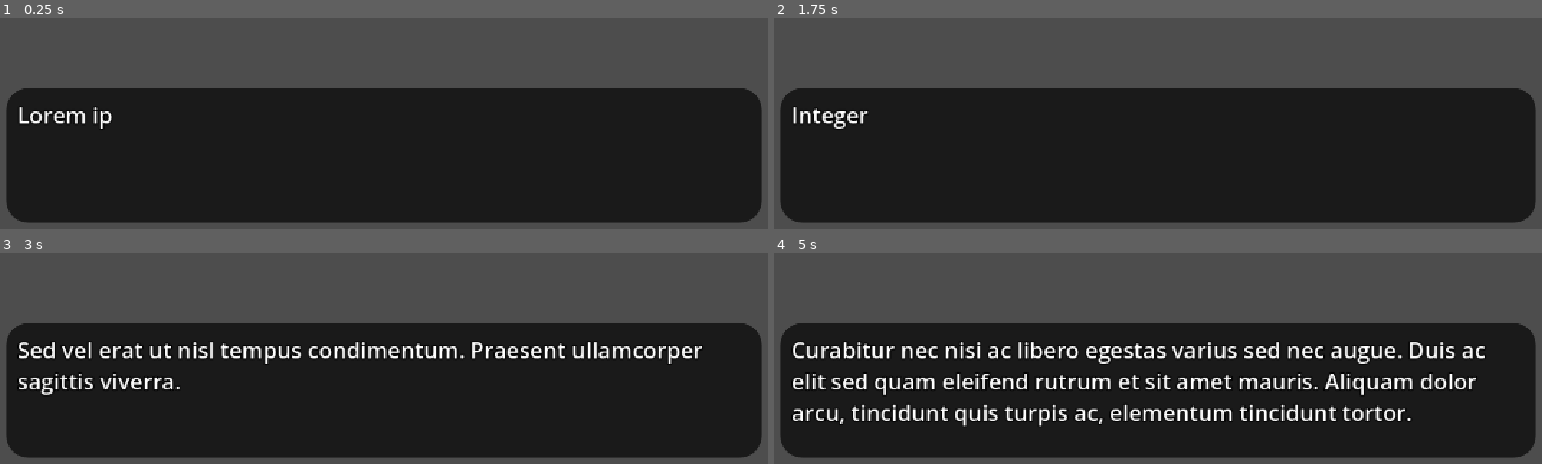
Above: before the commit, frames 1-4 (two rows, left to right).
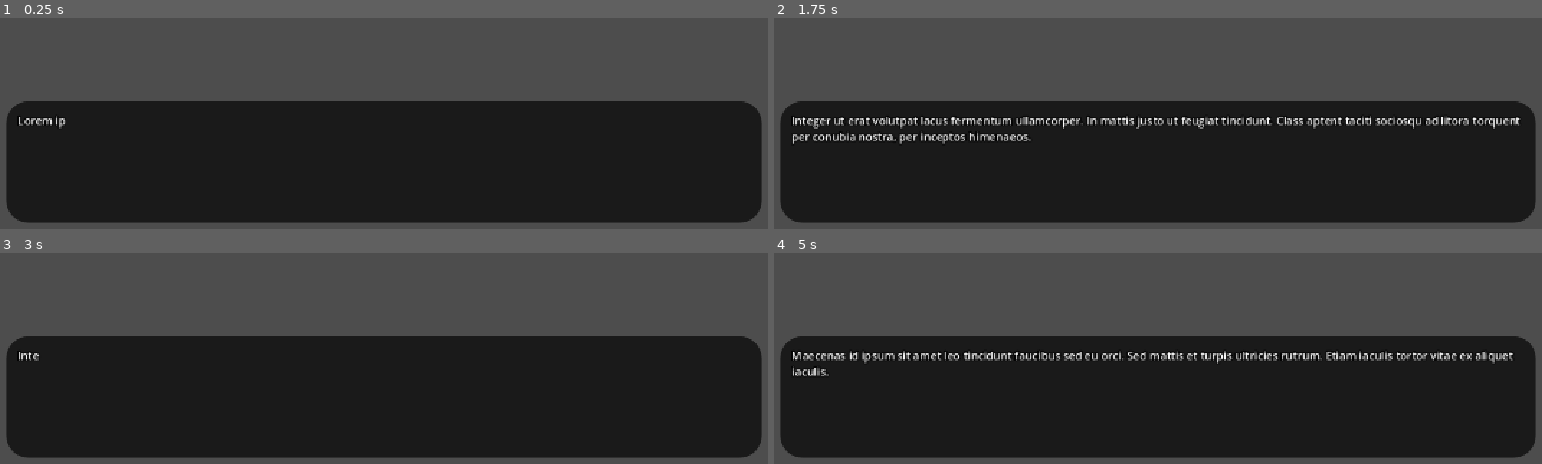
Above: after the commit, the same moments.

Repository: master172/NewDialogueSystem
Game: Godot game, scene res://tests/dialogue_testing.tscn
Same seed, same stepped clock (60 frames per second), same inputs: the game is played once before the commit and once after it. The project has no main scene, so this scene is started directly.
Inputs:
- Up to frame 1 (0.25 s): no input
- Up to frame 2 (1.75 s): tap Enter (ui_accept) at 0.5, 1.35, 1.52 s; hold Up (ui_up) 0.53-1.28 s; hold Enter (ui_accept) 0.53-1.28 s; hold Down (ui_down) from 1.28 s (still down)
- Up to frame 3 (3 s): tap Enter (ui_accept) at 1.82, 2.85 s; release Down (ui_down) at 2.03 s; hold Enter (ui_accept) 2.03-2.78 s; hold Up (ui_up) from 2.03 s (still down)
- Up to frame 4 (5 s): tap Enter (ui_accept) at 3.02, 3.32, 4.35, 4.52, 4.82 s; release Up (ui_up) at 3.53 s; hold Enter (ui_accept) 3.53-4.28 s; hold Down (ui_down) from 3.53 s (still down)

The runs differ from the first frame. In frame 1, 6.6% of the frame differs, in the area x 0-100%, y 33-53%; in frame 2, 9.3%; in frame 3, 9.8%; in frame 4, 16%, in the area x 0-100%, y 33-83%.

Commit message:
add the option node

Diff:
--- a/project.godot
+++ b/project.godot
@@ -17,7 +17,7 @@
 [display]
 
 window/stretch/mode="canvas_items"
-window/stretch/aspect="ignore"
+window/stretch/aspect="expand"
 
 [physics]
 
--- /dev/null
+++ b/src/components/option.gd
@@ -0,0 +1,19 @@
+extends Panel
+class_name DialogueOption
+
+@export var label: Label
+
+const default_color:Color = Color("1f1f1f")
+const selected_color:Color = Color("ffffff")
+
+func _ready() -> void:
+	var panel_style:StyleBox = get_theme_stylebox("panel").duplicate(true) as StyleBoxFlat
+	add_theme_stylebox_override("panel", panel_style)
+	panel_style.bg_color = default_color
+
+func set_selected(selected:bool)->void:
+	var style:StyleBox = get_theme_stylebox("panel") as StyleBoxFlat
+	style.bg_color = selected_color if selected else default_color
+
+func setup_option(option:String)->void:
+	label.text = option
--- /dev/null
+++ b/src/components/option.tscn
@@ -0,0 +1,37 @@
+[gd_scene format=3 uid="uid://dl12c3mgrusxh"]
+
+[ext_resource type="Script" uid="uid://wgj637sih78o" path="res://src/components/option.gd" id="1_vf866"]
+
+[sub_resource type="StyleBoxFlat" id="StyleBoxFlat_ht0a4"]
+bg_color = Color(0.16470589, 0.16470589, 0.16470589, 1)
+corner_radius_top_left = 16
+corner_radius_top_right = 16
+corner_radius_bottom_right = 16
+corner_radius_bottom_left = 16
+
+[node name="Option" type="Panel" unique_id=1827074696 node_paths=PackedStringArray("label")]
+custom_minimum_size = Vector2(0, 32)
+size_flags_vertical = 3
+theme_override_styles/panel = SubResource("StyleBoxFlat_ht0a4")
+script = ExtResource("1_vf866")
+label = NodePath("MarginContainer/Label")
+
+[node name="MarginContainer" type="MarginContainer" parent="." unique_id=1718764641]
+layout_mode = 1
+anchors_preset = 15
+anchor_right = 1.0
+anchor_bottom = 1.0
+grow_horizontal = 2
+grow_vertical = 2
+theme_override_constants/margin_left = 8
+theme_override_constants/margin_top = 8
+theme_override_constants/margin_right = 8
+theme_override_constants/margin_bottom = 8
+
+[node name="Label" type="Label" parent="MarginContainer" unique_id=1424046492]
+layout_mode = 2
+size_flags_vertical = 1
+theme_override_constants/outline_size = 8
+text = "error"
+horizontal_alignment = 1
+vertical_alignment = 1
--- a/src/runtime/dialog_box.gd
+++ b/src/runtime/dialog_box.gd
@@ -34,11 +34,14 @@
 
 	return true
 
+func clear()->void:
+	text_box.text = ""
+
 func end_dialog_processing()->void:
 	pages.clear()
 	current_page = -1
 	current_state = STATES.IDLE
-	text_box.text = ""
+
 	if current_tween:
 		current_tween.kill()
 		current_tween = null
@@ -104,6 +107,6 @@
 	else:
 		show_current_page()
 
-func _physics_process(delta: float) -> void:
-	if Input.is_action_just_pressed("ui_accept"):
+func _input(event: InputEvent) -> void:
+	if event.is_action_pressed("ui_accept"):
 		manage_advancement_request()
--- a/src/runtime/dialogue_runtime.gd
+++ b/src/runtime/dialogue_runtime.gd
@@ -2,13 +2,17 @@
 class_name DialogueRuntime
 
 @export var dialog_box: DialogueBox
+@export var options_container: OptionsInterface
 
 enum STATES{
 	INACTIVE,
 	ACTIVE
 }
 
-var current_state:STATES = STATES.INACTIVE
+var current_state:STATES = STATES.INACTIVE:
+	set(value):
+		current_state = value
+		process_visibility()
 
 @export var current_dialogue_graph:DialogueGraph
 
@@ -28,7 +32,12 @@
 var dialogue_context:DialogueContext = DialogueContext.new()
 
 func _ready() -> void:
+	current_state = STATES.INACTIVE
 	dialogue_context.dialog_box_interface = dialog_box
+	dialogue_context.options_interface = options_container
+
+func process_visibility()->void:
+	visible = current_state != STATES.INACTIVE
 
 #region dialogue_stack
 func append_to_dialogue_stack(frame:DialogueFrame)->void:
@@ -72,6 +81,8 @@
 	current_dialogue_graph = null
 	current_state = STATES.INACTIVE
 
+	dialogue_context._clear()
+
 	current_dialogue_node_id = -1
 #endregion
 
--- a/src/runtime/dialogue_runtime.tscn
+++ b/src/runtime/dialogue_runtime.tscn
@@ -3,9 +3,9 @@
 [ext_resource type="Script" uid="uid://b3fxcda7u8xw0" path="res://src/runtime/dialogue_runtime.gd" id="1_k2jg8"]
 [ext_resource type="Script" uid="uid://b473faupfhkyk" path="res://src/runtime/connection_parser.gd" id="2_28ruv"]
 [ext_resource type="Script" uid="uid://ddebqc6bxskj4" path="res://src/runtime/dialog_box.gd" id="2_ixoop"]
+[ext_resource type="Script" uid="uid://ccyl53unmh87c" path="res://src/runtime/option_interface.gd" id="2_kv54q"]
+[ext_resource type="PackedScene" uid="uid://dl12c3mgrusxh" path="res://src/components/option.tscn" id="2_mldon"]
 [ext_resource type="Script" uid="uid://86e7k80k7h6q" path="res://src/runtime/text_paginator.gd" id="3_wmnoh"]
-
-[sub_resource type="StyleBoxFlat" id="StyleBoxFlat_mbnqy"]
 
 [sub_resource type="StyleBoxFlat" id="StyleBoxFlat_34jt8"]
 bg_color = Color(0.101960786, 0.101960786, 0.101960786, 1)
@@ -14,7 +14,7 @@
 corner_radius_bottom_right = 32
 corner_radius_bottom_left = 32
 
-[node name="DialogueRuntime" type="Control" unique_id=475997367 node_paths=PackedStringArray("dialog_box")]
+[node name="DialogueRuntime" type="Control" unique_id=475997367 node_paths=PackedStringArray("dialog_box", "options_container")]
 layout_mode = 3
 anchors_preset = 15
 anchor_right = 1.0
@@ -22,40 +22,67 @@
 grow_horizontal = 2
 grow_vertical = 2
 script = ExtResource("1_k2jg8")
-dialog_box = NodePath("MainContainer/MarginContainer/DialogBox")
+dialog_box = NodePath("MainContainer/DialogueContainer/DialogBox")
+options_container = NodePath("MainContainer/OptionsContainer")
 
-[node name="MainContainer" type="VBoxContainer" parent="." unique_id=977935436]
+[node name="MainContainer" type="Control" parent="." unique_id=1425847849]
 layout_mode = 1
 anchors_preset = 15
 anchor_right = 1.0
 anchor_bottom = 1.0
 grow_horizontal = 2
 grow_vertical = 2
+metadata/_edit_use_anchors_ = true
 
-[node name="VSeparator" type="HSeparator" parent="MainContainer" unique_id=1729576669]
-layout_mode = 2
+[node name="OptionsContainer" type="Control" parent="MainContainer" unique_id=2014024882 node_paths=PackedStringArray("options_list")]
+layout_mode = 1
+anchors_preset = 15
+anchor_right = 1.0
+anchor_bottom = 1.0
+grow_horizontal = 2
+grow_vertical = 2
 size_flags_vertical = 3
-size_flags_stretch_ratio = 3.0
-theme_override_styles/separator = SubResource("StyleBoxFlat_mbnqy")
+script = ExtResource("2_kv54q")
+OPTION = ExtResource("2_mldon")
+options_list = NodePath("OptionsList")
 
-[node name="MarginContainer" type="MarginContainer" parent="MainContainer" unique_id=1663812821]
-layout_mode = 2
+[node name="OptionsList" type="VBoxContainer" parent="MainContainer/OptionsContainer" unique_id=1551659275]
+layout_mode = 1
+anchors_preset = -1
+anchor_left = 0.7890625
+anchor_top = 0.6311728
+anchor_right = 0.9618056
+anchor_bottom = 0.6311728
+grow_horizontal = 2
+grow_vertical = 0
+theme_override_constants/separation = 16
+alignment = 2
+metadata/_edit_use_anchors_ = true
+
+[node name="DialogueContainer" type="MarginContainer" parent="MainContainer" unique_id=1663812821]
+layout_mode = 1
+anchors_preset = -1
+anchor_top = 0.63117284
+anchor_right = 1.0
+anchor_bottom = 1.0
+grow_horizontal = 2
+grow_vertical = 0
 size_flags_vertical = 3
-size_flags_stretch_ratio = 2.0
+size_flags_stretch_ratio = 0.7
 theme_override_constants/margin_left = 32
 theme_override_constants/margin_top = 32
 theme_override_constants/margin_right = 32
 theme_override_constants/margin_bottom = 32
+metadata/_edit_use_anchors_ = true
 
-[node name="DialogBox" type="Panel" parent="MainContainer/MarginContainer" unique_id=2042653408 node_paths=PackedStringArray("text_box", "text_paginator")]
+[node name="DialogBox" type="Panel" parent="MainContainer/DialogueContainer" unique_id=2042653408 node_paths=PackedStringArray("text_box", "text_paginator")]
 layout_mode = 2
-size_flags_vertical = 3
 theme_override_styles/panel = SubResource("StyleBoxFlat_34jt8")
 script = ExtResource("2_ixoop")
 text_box = NodePath("MarginContainer/TextBox")
 text_paginator = NodePath("TextPaginator")
 
-[node name="MarginContainer" type="MarginContainer" parent="MainContainer/MarginContainer/DialogBox" unique_id=63563409]
+[node name="MarginContainer" type="MarginContainer" parent="MainContainer/DialogueContainer/DialogBox" unique_id=63563409]
 layout_mode = 1
 anchors_preset = 15
 anchor_right = 1.0
@@ -67,20 +94,16 @@
 theme_override_constants/margin_right = 16
 theme_override_constants/margin_bottom = 16
 
-[node name="TextBox" type="RichTextLabel" parent="MainContainer/MarginContainer/DialogBox/MarginContainer" unique_id=320570298]
+[node name="TextBox" type="RichTextLabel" parent="MainContainer/DialogueContainer/DialogBox/MarginContainer" unique_id=320570298]
 layout_mode = 2
 theme_override_colors/default_color = Color(1, 1, 1, 1)
 theme_override_colors/font_outline_color = Color(0, 0, 0, 1)
 theme_override_constants/outline_size = 8
-theme_override_font_sizes/normal_font_size = 32
-theme_override_font_sizes/bold_font_size = 32
-theme_override_font_sizes/bold_italics_font_size = 32
-theme_override_font_sizes/italics_font_size = 32
-theme_override_font_sizes/mono_font_size = 32
 bbcode_enabled = true
+text = "error"
 scroll_active = false
 
-[node name="TextPaginator" type="Node" parent="MainContainer/MarginContainer/DialogBox" unique_id=55267428]
+[node name="TextPaginator" type="Node" parent="MainContainer/DialogueContainer/DialogBox" unique_id=55267428]
 script = ExtResource("3_wmnoh")
 
 [node name="GraphParser" type="Node" parent="." unique_id=956331755]
--- /dev/null
+++ b/src/runtime/option_interface.gd
@@ -0,0 +1,82 @@
+extends Control
+class_name OptionsInterface
+
+@export var OPTION: PackedScene
+
+@export var options_list: VBoxContainer
+@export var panel_padding:Vector2 = Vector2(8.0,8.0)
+
+enum STATES {
+	IDLE,
+	PROCESSING
+}
+
+var max_selected:int = 0
+var current_selected:int = -1
+
+var current_state:STATES:
+	set(value):
+		current_state = value
+		process_visibility()
+
+signal option_selected(option:int)
+
+func _ready() -> void:
+	current_state = STATES.IDLE
+
+func process_visibility()->void:
+	if current_state == STATES.IDLE: visible = false
+	else: visible = true
+
+func add_option(option:String)->void:
+	var option_scene:DialogueOption = OPTION.instantiate()
+	option_scene.setup_option(option)
+	options_list.add_child(option_scene)
+
+func display_options(options:PackedStringArray)->void:
+	if options.is_empty():
+		push_error("option array empty")
+		return
+	for i:String in options:
+		add_option(i)
+	setup_options_state(options)
+	current_state = STATES.PROCESSING
+
+func setup_options_state(options:PackedStringArray)->void:
+	max_selected = options.size()
+	current_selected = 0
+
+	if max_selected > 0:
+		update_option_display(true)
+
+func update_option_display(selected:bool)->void:
+	var option:DialogueOption = options_list.get_child(current_selected)
+	option.set_selected(selected)
+
+func _input(event: InputEvent) -> void:
+	if current_state == STATES.IDLE:
+		return
+	if max_selected <= 0 or current_selected < 0:
+		push_error("state variables not configured properly for option ui")
+		return
+	if event.is_action_pressed("ui_up"):
+		update_option_display(false)
+		print(current_selected)
+		current_selected = (current_selected + max_selected - 1) % max_selected
+		update_option_display(true)
+		print(current_selected)
+	elif event.is_action_pressed("ui_down"):
+		update_option_display(false)
+		print(current_selected)
+		current_selected = (current_selected + 1) % max_selected
+		update_option_display(true)
+		print(current_selected)
+	if event.is_action_pressed("ui_accept"):
+		option_selected.emit(current_selected)
+		print("selected option: ",current_selected)
+func stop_processing()->void:
+	max_selected = 0
+	current_selected = -1
+	for i:Node in options_list.get_children():
+		i.queue_free()
+	current_state = STATES.IDLE
--- /dev/null
+++ b/src/script_templates/dialogue_nodes/core_nodes/dialogue_options_node.gd
@@ -0,0 +1,31 @@
+extends BaseDialogueNode
+class_name DialogueOptionsNode
+
+var _is_finished:bool = false
+var _selected_option:int = -1
+
+@export var options:PackedStringArray = []
+
+func _enter(context:DialogueContext)->void:
+	if not context.options_interface.option_selected.is_connected(option_selected):
+		context.options_interface.option_selected.connect(option_selected)
+
+	context.options_interface.display_options(options)
+
+func _exit(context:DialogueContext)->void:
+	if context.options_interface.option_selected.is_connected(option_selected):
+		context.options_interface.option_selected.disconnect(option_selected)
+
+	context.options_interface.stop_processing()
+	_selected_option = -1
+	_is_finished = false
+
+func _update(context:DialogueContext)->DialogueNodeUpdateResult:
+	if _is_finished:
+		return create_result(transaction_results.ADVANCE,_selected_option)
+
+	return create_result(transaction_results.RUNNING)
+
+func option_selected(num:int)->void:
+	_selected_option = num
+	_is_finished = true
--- a/src/script_templates/transaction_resources/DialogueContext.gd
+++ b/src/script_templates/transaction_resources/DialogueContext.gd
@@ -2,3 +2,10 @@
 class_name DialogueContext
 
 var dialog_box_interface:DialogueBox
+var options_interface:OptionsInterface
+
+
+
+
+func _clear()->void:
+	dialog_box_interface.clear()
--- a/tests/dialogue_testing.tscn
+++ b/tests/dialogue_testing.tscn
@@ -8,6 +8,7 @@
 [ext_resource type="Script" uid="uid://5rcpd6ha7bfx" path="res://src/script_templates/runtime_resources/dialogue_graph.gd" id="5_5bjjf"]
 [ext_resource type="Script" uid="uid://ce2qfikhk5avg" path="res://src/script_templates/dialogue_nodes/core_nodes/dialogue_text_node.gd" id="5_wlpup"]
 [ext_resource type="Script" uid="uid://cv6pccyh4t72n" path="res://src/script_templates/dialogue_nodes/control_nodes/dialogue_end_node.gd" id="6_wlpup"]
+[ext_resource type="Script" uid="uid://b6efois10qsd0" path="res://src/script_templates/dialogue_nodes/core_nodes/dialogue_options_node.gd" id="7_adxmr"]
 
 [sub_resource type="Resource" id="Resource_wlpup"]
 script = ExtResource("3_y38vw")
@@ -17,7 +18,7 @@
 [sub_resource type="Resource" id="Resource_adxmr"]
 script = ExtResource("3_y38vw")
 from_id = 1
-to_id = 2
+to_id = 5
 metadata/_custom_type_script = "uid://kmkx5sr24rw0"
 
 [sub_resource type="Resource" id="Resource_slit3"]
@@ -29,6 +30,19 @@
 [sub_resource type="Resource" id="Resource_ixoop"]
 script = ExtResource("3_y38vw")
 from_id = 2
+to_id = 3
+metadata/_custom_type_script = "uid://kmkx5sr24rw0"
+
+[sub_resource type="Resource" id="Resource_in68u"]
+script = ExtResource("3_y38vw")
+from_id = 5
+to_id = 2
+metadata/_custom_type_script = "uid://kmkx5sr24rw0"
+
+[sub_resource type="Resource" id="Resource_dofin"]
+script = ExtResource("3_y38vw")
+from_id = 5
+from_port = 1
 to_id = 4
 metadata/_custom_type_script = "uid://kmkx5sr24rw0"
 
@@ -85,14 +99,16 @@
 id = 4
 metadata/_custom_type_script = "uid://ce2qfikhk5avg"
 
+[sub_resource type="Resource" id="Resource_kv54q"]
+script = ExtResource("7_adxmr")
+options = ["Etiam", "Nullam"]
+id = 5
+metadata/_custom_type_script = "uid://b6efois10qsd0"
+
 [sub_resource type="Resource" id="Resource_a24fr"]
 script = ExtResource("5_5bjjf")
-dialogs = Array[ExtResource("4_jupo1")]([SubResource("Resource_y38vw"), SubResource("Resource_jupo1"), SubResource("Resource_3yrwc"), SubResource("Resource_oou4r"), SubResource("Resource_28ruv")])
-connections = Array[ExtResource("3_y38vw")]([SubResource("Resource_wlpup"), SubResource("Resource_adxmr"), SubResource("Resource_slit3"), SubResource("Resource_ixoop")])
-metadata/_custom_type_script = "uid://5rcpd6ha7bfx"
-
-[sub_resource type="Resource" id="Resource_4p0xp"]
-script = ExtResource("5_5bjjf")
+dialogs = Array[ExtResource("4_jupo1")]([SubResource("Resource_y38vw"), SubResource("Resource_jupo1"), SubResource("Resource_3yrwc"), SubResource("Resource_oou4r"), SubResource("Resource_28ruv"), SubResource("Resource_kv54q")])
+connections = Array[ExtResource("3_y38vw")]([SubResource("Resource_wlpup"), SubResource("Resource_adxmr"), SubResource("Resource_slit3"), SubResource("Resource_ixoop"), SubResource("Resource_in68u"), SubResource("Resource_dofin")])
 metadata/_custom_type_script = "uid://5rcpd6ha7bfx"
 
 [node name="DialogueTesting" type="Node2D" unique_id=411720287 node_paths=PackedStringArray("dialogue_runtime")]
@@ -103,4 +119,3 @@
 [node name="CanvasLayer" type="CanvasLayer" parent="." unique_id=948849447]
 
 [node name="DialogueRuntime" parent="CanvasLayer" unique_id=475997367 instance=ExtResource("1_j2f88")]
-current_dialogue_graph = SubResource("Resource_4p0xp")
Not shown, added: src/components/option.gd.uid
Not shown, added: src/runtime/option_interface.gd.uid
Not shown, added: src/script_templates/dialogue_nodes/core_nodes/dialogue_options_node.gd.uid
